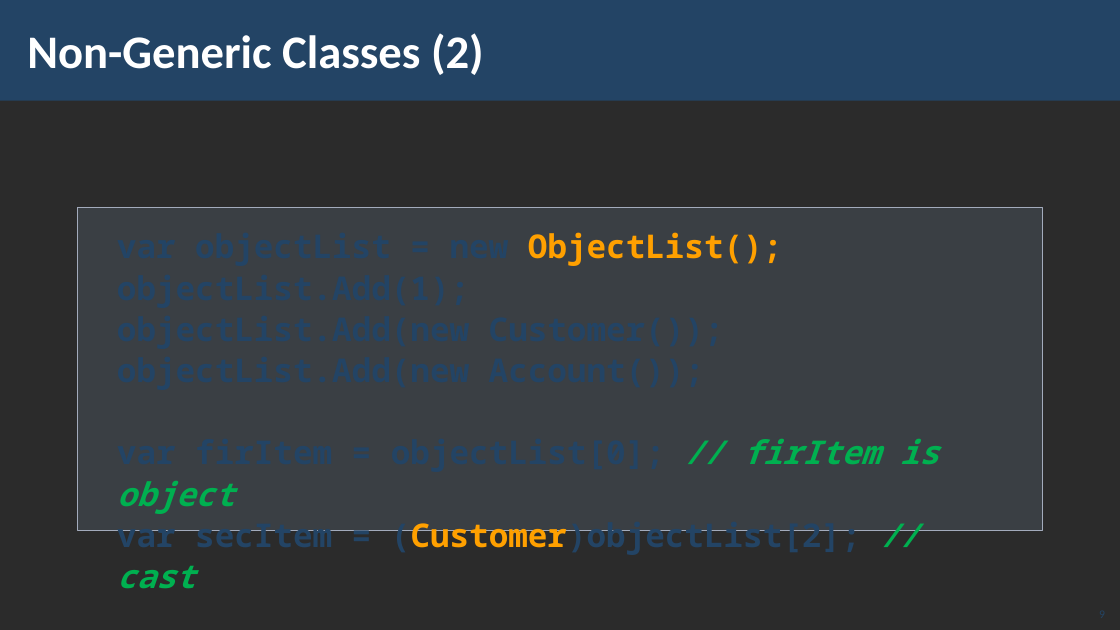
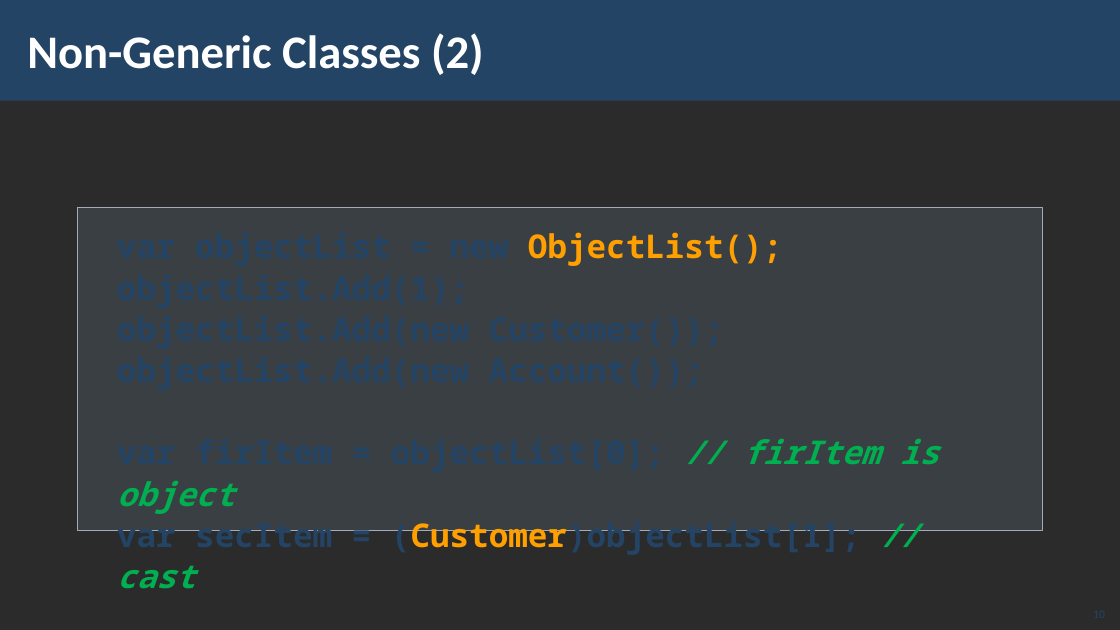
Before and after one commit to BiserHristov/SoftUni, a slide deck: slide 10 of 03. C# Advanced/01. C# Advanced/09. Generics/08. CSharp-Advanced-Generics.pptx (slide 9 before the commit). Drawn at 1120x630 pixels with LibreOffice and Linux fonts; fonts in the diff are those of the drawing; background and template pictures are left out; a plain dark background stands for a picture behind light text. Boxes give left, top, right and bottom in pixels: in the first picture for what was removed or moved away, otherwise in the second. Text is boxed around its words. In the diff, an @@ line names an element or a change of style, - is before the commit and + after.

```diff
--- a/03. C# Advanced/01. C# Advanced/09. Generics/08. CSharp-Advanced-Generics.pptx
+++ b/03. C# Advanced/01. C# Advanced/09. Generics/08. CSharp-Advanced-Generics.pptx
@@ text in rectangle at (117,522,861,588): text changed @@
-var secItem = (Customer)objectList[2]; // cast
+var secItem = (Customer)objectList[1]; // cast
@@ page number at (1080,598,1113,625): text changed @@
-9
+10
```
Also in this commit, not shown: 3 other slides changed, 2 slides added, 1 other file.
